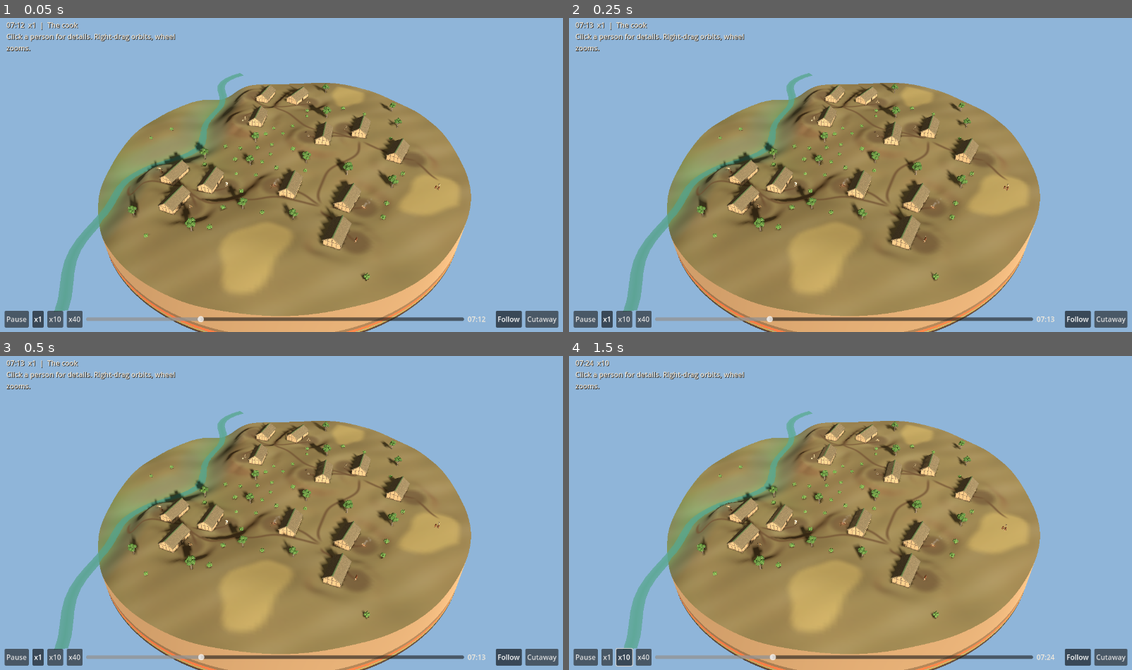
Above: before the commit, frames 1-4 (two rows, left to right).
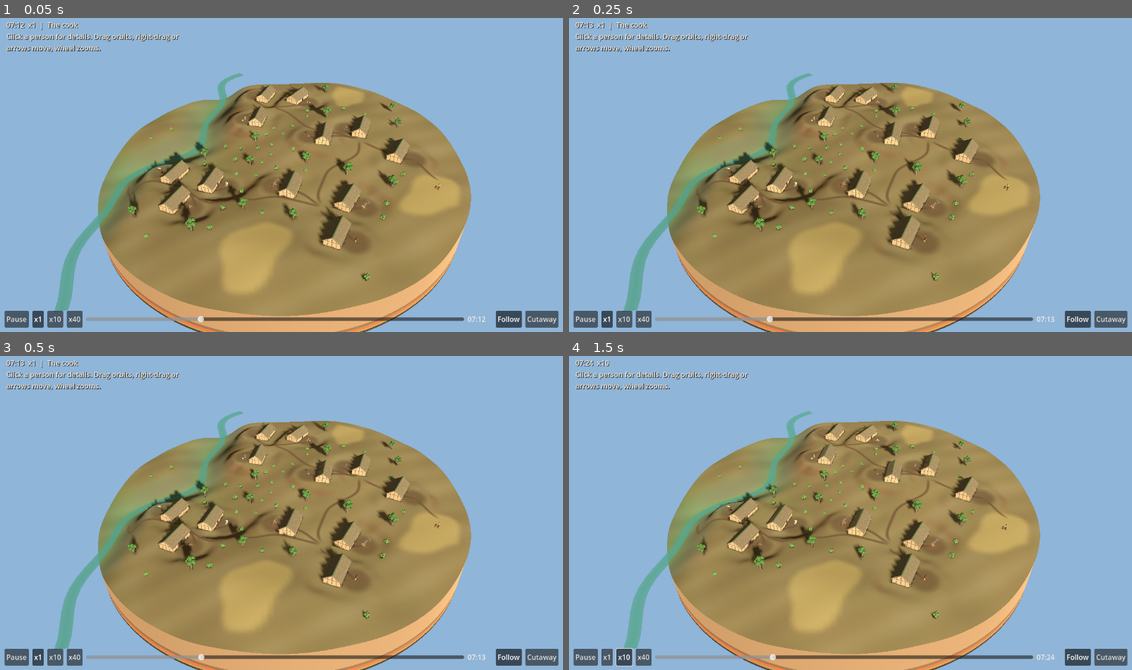
Above: after the commit, the same moments.

Repository: strata-bohemica/strata-bohemica
Game: Godot game, scene res://museum/app/museum_village.tscn
Two runs of this game, one before a commit and one after it. Both use one fixed random seed, a clock stepped at 60 frames per second and the inputs below.
Inputs:
- Up to frame 1 (0.05 s): no input
- Up to frame 2 (0.25 s): no input
- Up to frame 3 (0.5 s): no input
- Up to frame 4 (1.5 s): click "x1" at 0.5 s; click "x10" at 1.25 s

The runs differ from the first frame. In frame 1, 0.4% of the frame differs, in the area x 1-32%, y 4-12%; in frame 2, 0.4%; in frame 3, 0.4%; in frame 4, 0.4%.

Commit message:
Pan the overview: right/middle drag, shift+drag, two fingers, arrow keys
Only in the overview, clamped to 70 m from the village centre, reset when a
homestead is selected. The ground follows the pointer; speed scales with zoom.

Co-Authored-By: Claude Sonnet 5.5 <noreply@anthropic.com>

Diff:
--- a/checks/museum_village/test_ui.gd
+++ b/checks/museum_village/test_ui.gd
@@ -205,6 +205,92 @@
 	app.select(target_id)
 	t.eq(app.dist_goal, app.FOCUS_DIST, "selecting a homestead resets the zoom to its default")
 	app.select(0)
+
+	# panning: the ground follows the pointer, only in the overview, bounded, reset by selecting
+	app.select(0)
+	app._refresh(0.0)
+	var cam_right: Vector3 = app.camera.global_transform.basis.x
+	cam_right.y = 0.0
+	cam_right = cam_right.normalized()
+	var cam_fwd: Vector3 = -app.camera.global_transform.basis.z
+	cam_fwd.y = 0.0
+	cam_fwd = cam_fwd.normalized()
+	var origin: Vector3 = app.cam_target
+	app.pan_by_pixels(Vector2(100, 0))
+	var moved: Vector3 = app.cam_target - origin
+	t.ok(moved.dot(cam_right) < -1.0, "dragging the ground right moves the camera target left (%.1f m)" % moved.dot(cam_right))
+	t.ok(absf(moved.dot(cam_fwd)) < 0.01 and absf(moved.y) < 0.001, "a sideways drag moves only sideways, on the ground")
+	app.pan_by_pixels(Vector2(-100, 0))
+	app.pan_by_pixels(Vector2(0, 100))
+	t.ok((app.cam_target - origin).dot(cam_fwd) > 1.0, "dragging the ground down moves the target away from the viewer")
+	app.select(0)
+	t.eq(app.pan, Vector3.ZERO, "selecting resets the pan")
+	for i in 100:
+		app.pan_by_pixels(Vector2(500, 0))
+	t.ok(app.pan.length() <= app.PAN_LIMIT + 0.001, "the pan stops at the edge of the terrain (%.1f m)" % app.pan.length())
+	t.ok(app.pan.length() > app.PAN_LIMIT - 0.5, "and does reach it")
+	app.select(0)
+	app.pan_by_pixels(Vector2(50, 0))
+	var wide: float = app.pan.length()
+	app.select(0)
+	app.dist_goal = 40.0
+	app.cam_dist = 40.0
+	app.pan_by_pixels(Vector2(50, 0))
+	t.ok(app.pan.length() < wide * 0.5, "the same drag moves less ground when zoomed in (%.1f vs %.1f m)" % [app.pan.length(), wide])
+	app.select(target_id)
+	app.pan_by_pixels(Vector2(300, 0))
+	t.eq(app.pan, Vector3.ZERO, "a selected homestead cannot be panned off its person")
+	app.select(0)
+	# the right button pans and does not orbit; the left still orbits; shift+left pans
+	var rmotion := InputEventMouseMotion.new()
+	rmotion.relative = Vector2(60, 0)
+	rmotion.position = Vector2(500, 300)
+	rmotion.button_mask = MOUSE_BUTTON_MASK_RIGHT
+	var yaw_before: float = app.orbit_yaw
+	app._unhandled_input(rmotion)
+	t.ok(app.pan.length() > 0.5 and app.orbit_yaw == yaw_before, "right-drag pans without orbiting")
+	app.select(0)
+	var smotion := InputEventMouseMotion.new()
+	smotion.relative = Vector2(60, 0)
+	smotion.position = Vector2(500, 300)
+	smotion.button_mask = MOUSE_BUTTON_MASK_LEFT
+	smotion.shift_pressed = true
+	app._pressing = true
+	app._unhandled_input(smotion)
+	t.ok(app.pan.length() > 0.5 and app.orbit_yaw == yaw_before, "shift + left-drag pans without orbiting")
+	app.select(0)
+	var lmotion := InputEventMouseMotion.new()
+	lmotion.relative = Vector2(60, 0)
+	lmotion.position = Vector2(500, 300)
+	lmotion.button_mask = MOUSE_BUTTON_MASK_LEFT
+	app._dragged = true
+	app._unhandled_input(lmotion)
+	t.ok(app.orbit_yaw != yaw_before and app.pan == Vector3.ZERO, "plain left-drag still orbits and does not pan")
+	app._pressing = false
+	app._dragged = false
+	# two fingers moving together pan the map
+	app.select(0)
+	_touch(app, 0, Vector2(300, 300), true)
+	_touch(app, 1, Vector2(400, 300), true)
+	_drag(app, 0, Vector2(300, 300), Vector2(340, 300))
+	_drag(app, 1, Vector2(400, 300), Vector2(440, 300))
+	t.ok(app.pan.length() > 0.5, "two fingers moving together pan the map (%.1f m)" % app.pan.length())
+	_touch(app, 0, Vector2(340, 300), false)
+	_touch(app, 1, Vector2(440, 300), false)
+	app.select(0)
+	app._refresh(0.0)
+	app.pan_by_pixels(Vector2.ZERO)
+	t.eq(app.pan, Vector3.ZERO, "no movement, no pan")
+	Input.action_press(&"ui_right")
+	app._pan_keys(0.2)
+	Input.action_release(&"ui_right")
+	var key_moved: Vector3 = app.pan
+	t.ok(key_moved.length() > 1.0 and key_moved.length() < 40.0 and key_moved.dot(cam_right) > 0.0, "the right arrow moves the view right, not off the map (%.1f m)" % key_moved.length())
+	Input.action_press(&"ui_left")
+	app._pan_keys(0.2)
+	Input.action_release(&"ui_left")
+	t.ok(app.pan.length() < key_moved.length() * 0.1, "and the left arrow moves it back")
+	app.select(0)
 	app.select(target_id)
 	var esc := InputEventKey.new()
 	esc.keycode = KEY_ESCAPE
--- a/museum/app/museum_village.gd
+++ b/museum/app/museum_village.gd
@@ -17,6 +17,7 @@
 const MIN_OVERVIEW_DIST := 30.0
 const MIN_FOCUS_DIST := 4.0
 const MAX_DIST := 300.0
+const PAN_LIMIT := 70.0             # metres from the centre; the terrain is 161 m across
 const HOUSE_DIST := 32.0           # an unstaffed house is looked at from further away (there is no person to see)
 
 var world: Dictionary
@@ -41,6 +42,7 @@
 var orbit_pitch := deg_to_rad(-38.0)
 var cam_target := Vector3(0, 4, 0)
 var cam_dist := OVERVIEW_DIST
+var pan := Vector3.ZERO           # how far the viewer moved the overview off the village centre (ground plane)
 var dist_goal := OVERVIEW_DIST     # the distance the viewer chose; cam_dist eases to it (select() resets it)
 var _card_phase := ""
 var _press_pos := Vector2.ZERO     # left button: a press that does not move is a click (pick), one that moves orbits
@@ -48,6 +50,7 @@
 var _dragged := false
 var _touches: Dictionary = {}      # finger index -> position; two fingers pinch-zoom
 var _pinch_dist := 0.0
+var _pinch_center := Vector2.ZERO
 var narrow := false                # a phone-sized screen: card as a bottom sheet, fewer controls
 var _card_shift := 0.0            # 0..1: how far the view is pushed aside for the open card
 
@@ -140,6 +143,24 @@
 func min_dist() -> float:
 	return MIN_OVERVIEW_DIST if selected == 0 else MIN_FOCUS_DIST
 
+## Move the overview by a screen-space drag, the way a map moves: the ground follows the pointer.
+## Only in the overview; a selected homestead has its own target.
+func pan_by_pixels(delta: Vector2) -> void:
+	if selected != 0:
+		return
+	var vp := get_viewport().get_visible_rect().size
+	var per_px := 2.0 * cam_dist * tan(deg_to_rad(camera.fov * 0.5)) / (vp.x if narrow else vp.y)
+	var right := camera.global_transform.basis.x
+	right.y = 0.0
+	var fwd := -camera.global_transform.basis.z
+	fwd.y = 0.0
+	var foreshorten := 1.0 / maxf(sin(-orbit_pitch), 0.25)     # a screen pixel covers more ground when looking along it
+	pan += (-right.normalized() * delta.x + fwd.normalized() * delta.y * foreshorten) * per_px
+	pan.y = 0.0
+	if pan.length() > PAN_LIMIT:
+		pan = pan.normalized() * PAN_LIMIT
+	cam_target = _focus_target()                    # direct, like the pinch
+
 ## Zoom by a factor (<1 in, >1 out) around the current target.
 func zoom_by(factor: float) -> void:
 	dist_goal = clampf(dist_goal * factor, min_dist(), MAX_DIST)
@@ -147,6 +168,7 @@
 ## Select a house (0 = overview): the camera goes there and its card opens.
 func select(id: int) -> void:
 	selected = id
+	pan = Vector3.ZERO
 	dist_goal = base_dist()
 	_card_phase = ""
 	if id == 0:
@@ -201,12 +223,21 @@
 func _process(delta: float) -> void:
 	if not paused:
 		t += delta * speed
+	_pan_keys(delta)
 	_refresh(delta)
 	_hover()
 
+## Arrow keys move the overview, always at the same speed on screen.
+func _pan_keys(delta: float) -> void:
+	if selected != 0:
+		return
+	var dir := Vector2(Input.get_axis(&"ui_left", &"ui_right"), Input.get_axis(&"ui_up", &"ui_down"))
+	if dir != Vector2.ZERO:
+		pan_by_pixels(-dir * delta * 0.4 * get_viewport().get_visible_rect().size.y)     # 40% of the screen height per second at any zoom
+
 func _focus_target() -> Vector3:
 	if selected == 0:
-		return Vector3(0, 4, 0)
+		return Vector3(0, 4, 0) + pan
 	if not world.occupied.has(selected):
 		return village.house_world(selected) + Vector3(0, 1.5, 0)
 	return (village.character_world(selected) if follow else village.workplace_world(selected)) + Vector3(0, 0.9, 0)
@@ -279,6 +310,7 @@
 			KEY_HOME:
 				orbit_yaw = deg_to_rad(20.0)
 				orbit_pitch = deg_to_rad(-38.0)
+				pan = Vector3.ZERO
 	elif event is InputEventScreenTouch:
 		if event.pressed:
 			_touches[event.index] = event.position
@@ -286,6 +318,7 @@
 			_touches.erase(event.index)
 		if _touches.size() == 2:
 			_pinch_dist = _pinch_distance()
+			_pinch_center = _touch_center()
 			_dragged = true                       # the emulated mouse press of the first finger must not become a click
 	elif event is InputEventScreenDrag:
 		_touches[event.index] = event.position
@@ -295,12 +328,18 @@
 				zoom_by(_pinch_dist / d)
 				cam_dist = dist_goal                   # the view tracks the fingers directly
 			_pinch_dist = d
+			var c := _touch_center()
+			pan_by_pixels(c - _pinch_center)       # two fingers also move the map
+			_pinch_center = c
 	elif event is InputEventMouseMotion:
 		var left: bool = (event.button_mask & MOUSE_BUTTON_MASK_LEFT) != 0
 		var other: bool = (event.button_mask & (MOUSE_BUTTON_MASK_RIGHT | MOUSE_BUTTON_MASK_MIDDLE)) != 0
+		var panning: bool = other or (left and event.shift_pressed and _touches.size() < 2)
 		if left and _pressing and _touches.size() < 2 and event.position.distance_to(_press_pos) > 8.0:
 			_dragged = true
-		if (left and _dragged and _touches.size() < 2) or other:
+		if panning:
+			pan_by_pixels(event.relative)
+		elif left and _dragged and _touches.size() < 2:
 			orbit_yaw -= event.relative.x * 0.006
 			orbit_pitch = clampf(orbit_pitch - event.relative.y * 0.006, deg_to_rad(-85.0), deg_to_rad(-3.0))
 	elif event is InputEventMouseButton:
@@ -322,6 +361,10 @@
 	elif event is InputEventMagnifyGesture:        # trackpad pinch (desktop browsers, Safari)
 		zoom_by(1.0 / maxf(event.factor, 0.1))
 
+func _touch_center() -> Vector2:
+	var pts := _touches.values()
+	return ((pts[0] as Vector2) + (pts[1] as Vector2)) * 0.5 if pts.size() >= 2 else Vector2.ZERO
+
 func _pinch_distance() -> float:
 	var pts := _touches.values()
 	return (pts[0] as Vector2).distance_to(pts[1]) if pts.size() >= 2 else 0.0
--- a/museum/data/i18n/cs.json
+++ b/museum/data/i18n/cs.json
@@ -12,7 +12,7 @@
  "ui.pause": "Pauza",
  "ui.play": "Přehrát",
  "ui.language": "EN",
- "ui.hint": "Kliknutím na postavu zobrazíš podrobnosti. Pravé tlačítko otáčí, kolečko přibližuje.",
+ "ui.hint": "Kliknutím na postavu zobrazíš podrobnosti. Tažení otáčí, pravé tlačítko nebo šipky posouvají, kolečko přibližuje.",
  "ui.empty_house": "Dům bez domácnosti",
  "ui.pending": "Zatím neobsazeno",
  "ui.status.E": "Doloženo (E)",
--- a/museum/data/i18n/en.json
+++ b/museum/data/i18n/en.json
@@ -12,7 +12,7 @@
  "ui.pause": "Pause",
  "ui.play": "Play",
  "ui.language": "CS",
- "ui.hint": "Click a person for details. Right-drag orbits, wheel zooms.",
+ "ui.hint": "Click a person for details. Drag orbits, right-drag or arrows move, wheel zooms.",
  "ui.empty_house": "House without a household",
  "ui.pending": "Not yet staffed",
  "ui.status.E": "Evidence (E)",
